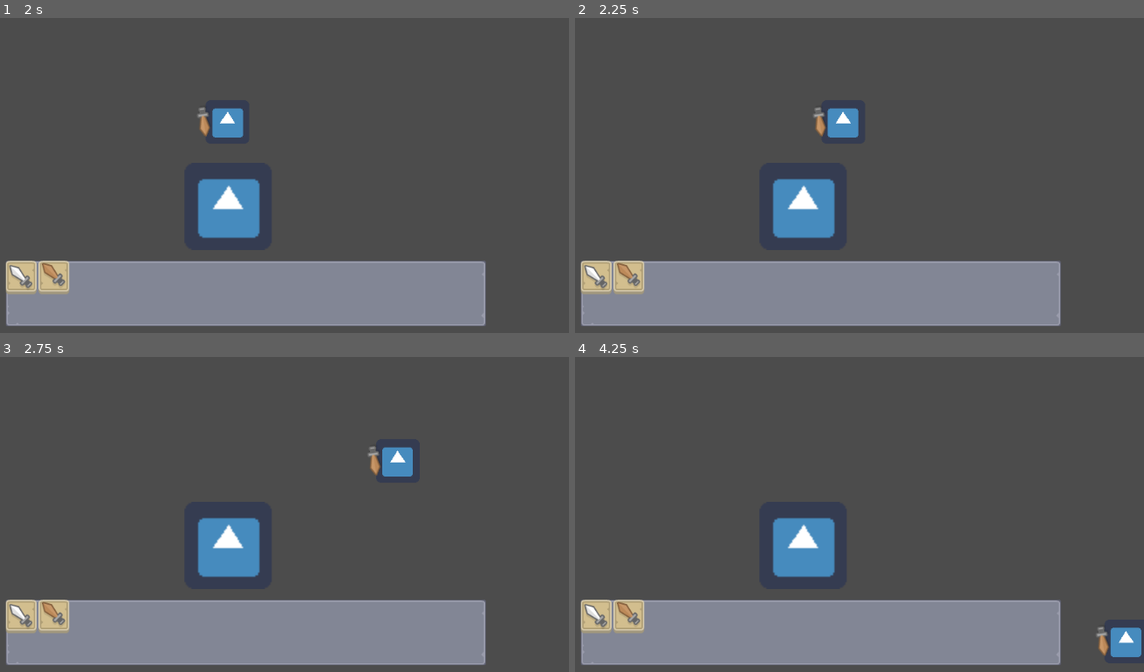
Above: before the commit, frames 1-4 (two rows, left to right).
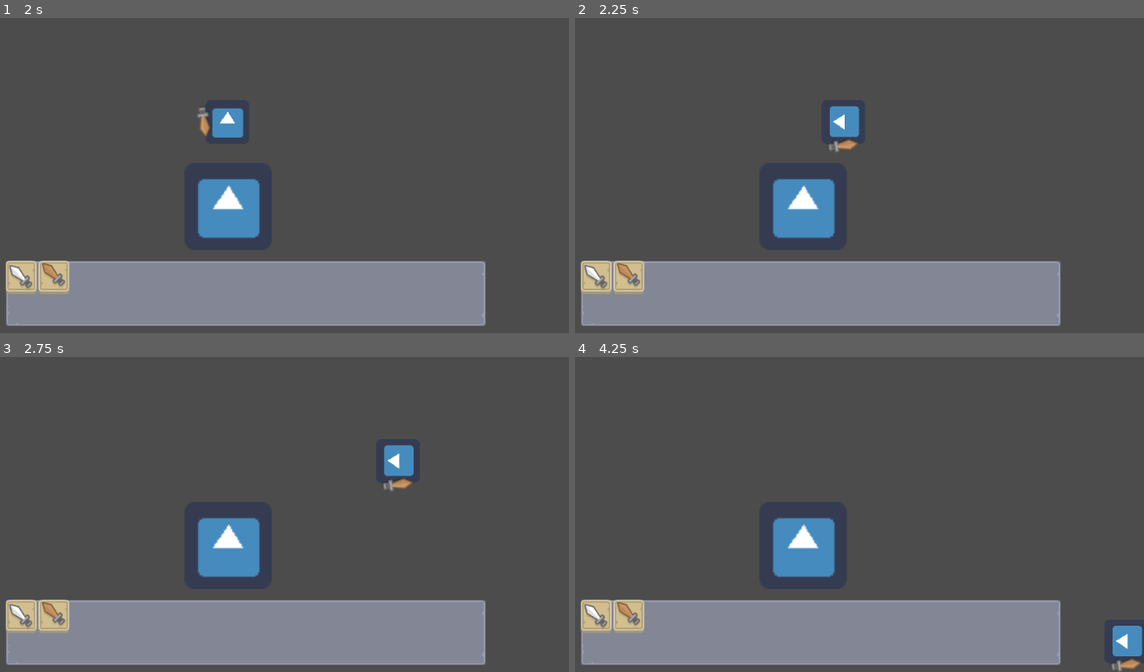
Above: after the commit, the same moments.

Repository: hal255/godot_boss_battles
Game: Godot game, scene res://scenes/World.tscn
The game is run twice, just before and just after one commit, with the same random seed, the same clock (stepped at 60 frames per second) and the same inputs. The engine's default icon, where the game draws it, is replaced by a stand-in: a white triangle on a blue panel in a dark square.
Inputs (mouse positions are in pixels of both pictures, inside the frame that each line leads up to):
- Up to frame 1 (2 s): click (22, 276) at 0.5 s; click (51, 276) at 1.25 s
- Up to frame 2 (2.25 s): tap Enter at 2 s; move the mouse to (950, 109) at 2.02 s; hold Right from 2.03 s (still down); hold L from 2.03 s (still down); click (950, 109) at 2.17 s
- Up to frame 3 (2.75 s): keep holding Right; keep holding L; tap Space at 2.27 s
- Up to frame 4 (4.25 s): move the mouse to (654, 489) at 2.77 s; release Right at 2.78 s; release L at 2.78 s; hold Down 2.78-3.53 s; tap L at 2.85, 3.8 s; tap Space at 3.02 s; move the mouse to (865, 379) at 3.52 s; hold Right from 3.53 s (still down); hold J from 3.53 s (still down)

Frame 1 is identical in both runs. In frame 2, 0.4% of the frame differs, in the area x 41-50%, y 27-43%; in frame 3, 0.4%; in frame 4, 0.4%.

Commit message:
#1 Player can now face left/right as well

Diff:
--- a/gd_scripts/script_player_movement.gd
+++ b/gd_scripts/script_player_movement.gd
@@ -42,18 +42,33 @@
 
 	move_and_slide(motion)
 
+#func flip_player_image():
+#	# flip horizontal
+#	if Input.is_key_pressed(KEY_LEFT) or Input.is_key_pressed(KEY_A):
+#		h_direction = -1.5708
+#	elif Input.is_key_pressed(KEY_RIGHT) or Input.is_key_pressed(KEY_D):
+#		h_direction = 1.5708
+#
+#	# flip vertical
+#	if Input.is_key_pressed(KEY_UP) or Input.is_key_pressed(KEY_W):
+#		v_direction = -314159
+#	elif Input.is_key_pressed(KEY_DOWN) or Input.is_key_pressed(KEY_S):
+#		v_direction = 0
+#
+#	get_node('Sprite').set_flip_h(h_direction)
+#	get_node('Sprite').set_flip_v(v_direction)
+
 func flip_player_image():
 	# flip horizontal
 	if Input.is_key_pressed(KEY_LEFT) or Input.is_key_pressed(KEY_A):
-		h_direction = 0
+		rotation = deg2rad(90)
 	elif Input.is_key_pressed(KEY_RIGHT) or Input.is_key_pressed(KEY_D):
-		h_direction = 1
+		rotation = deg2rad(-90)
 
 	# flip vertical
 	if Input.is_key_pressed(KEY_UP) or Input.is_key_pressed(KEY_W):
-		v_direction = 1
+		rotation = deg2rad(180)
 	elif Input.is_key_pressed(KEY_DOWN) or Input.is_key_pressed(KEY_S):
-		v_direction = 0
+		rotation = deg2rad(0)
 
-	get_node('Sprite').set_flip_h(h_direction)
-	get_node('Sprite').set_flip_v(v_direction)
+	motion.rotated(rotation)
